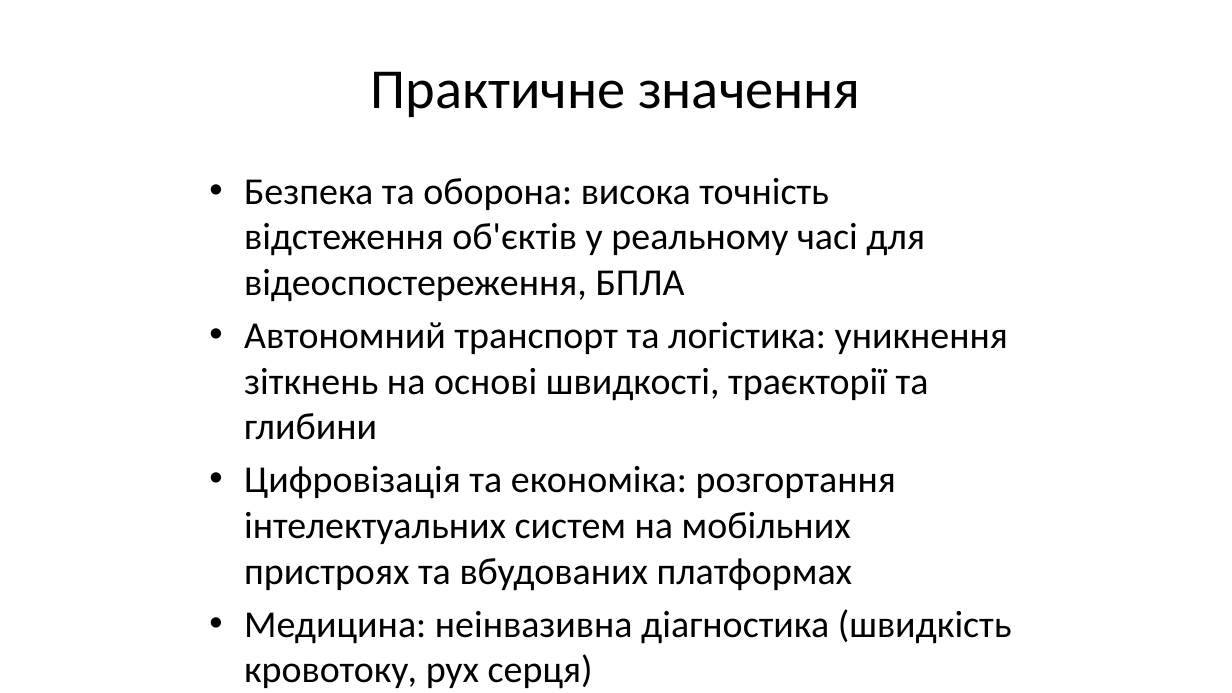
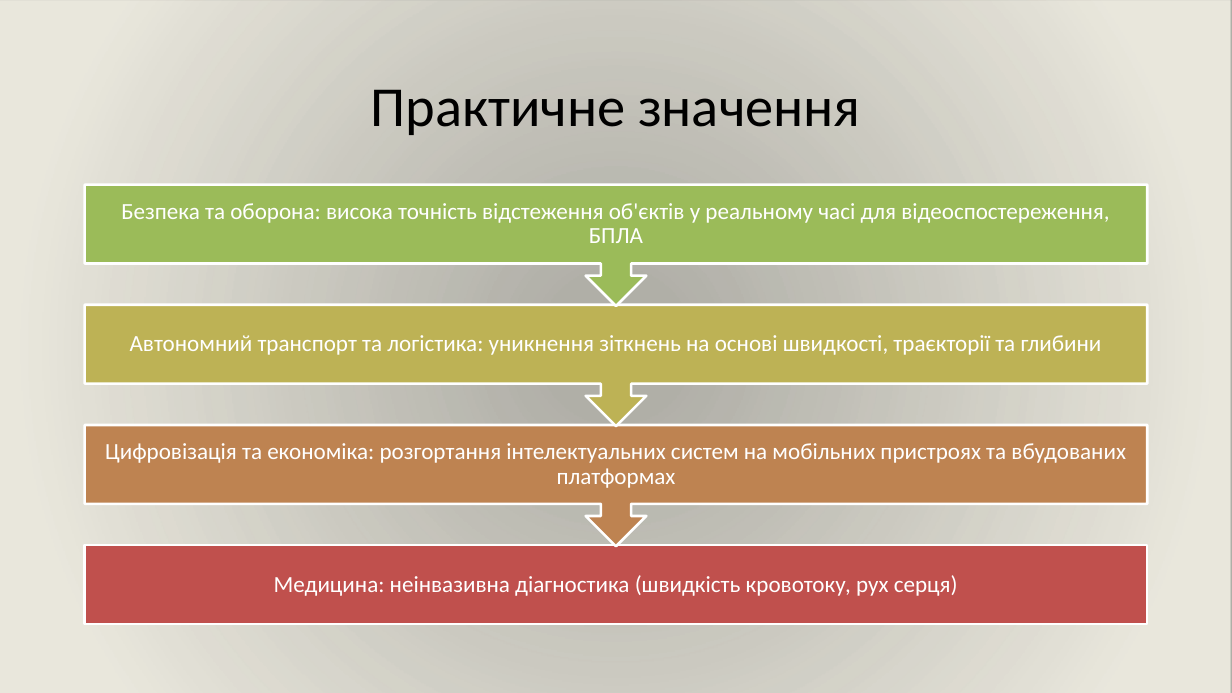
Before and after one commit to ly0wenka/dis_f, a slide deck: slide 7 of dissertation_Kondratov_full_37slides.pptx. Drawn at 1232x693 pixels with LibreOffice and Linux fonts; fonts in the diff are those of the drawing; background and template pictures are left out; a plain dark background stands for a picture behind light text. Boxes give left, top, right and bottom in pixels: in the first picture for what was removed or moved away, otherwise in the second. Text is boxed around its words. In the diff, an @@ line names an element or a change of style, - is before the commit and + after.

```diff
--- a/dissertation_Kondratov_full_37slides.pptx
+++ b/dissertation_Kondratov_full_37slides.pptx
@@ background #FFFFFF to picture (left out) @@
@@ rectangle added at [0,0,1232,693], fill gradient #EEECE1 @@
@@ title "Практичне значення": place and size @@
-title "Практичне значення" at [370,71,861,117]
+title "Практичне значення" at [370,89,861,135]
@@ text removed at [244,178,1012,689] @@
-• Безпека та оборона: висока точність відстеження об'єктів у реальному часі для відеоспостереження, БПЛА
-• Автономний транспорт та логістика: уникнення зіткнень на основі швидкості, траєкторії та глибини
-• Цифровізація та економіка: розгортання інтелектуальних систем на мобільних пристроях та вбудованих платформах
-• Медицина: неінвазивна діагностика (швидкість кровотоку, рух серця)
@@ group added at [85,185,1148,624]: 4 texts, 3 up arrow callouts, 1 rectangle @@
+Медицина: неінвазивна діагностика (швидкість кровотоку, рух серця)
+Цифровізація та економіка: розгортання інтелектуальних систем на мобільних пристроях та вбудованих платформах
+Автономний транспорт та логістика: уникнення зіткнень на основі швидкості, траєкторії та глибини
+Безпека та оборона: висока точність відстеження об'єктів у реальному часі для відеоспостереження, БПЛА
```
Also in this commit, not shown: 36 other slides changed, 1 other file.
